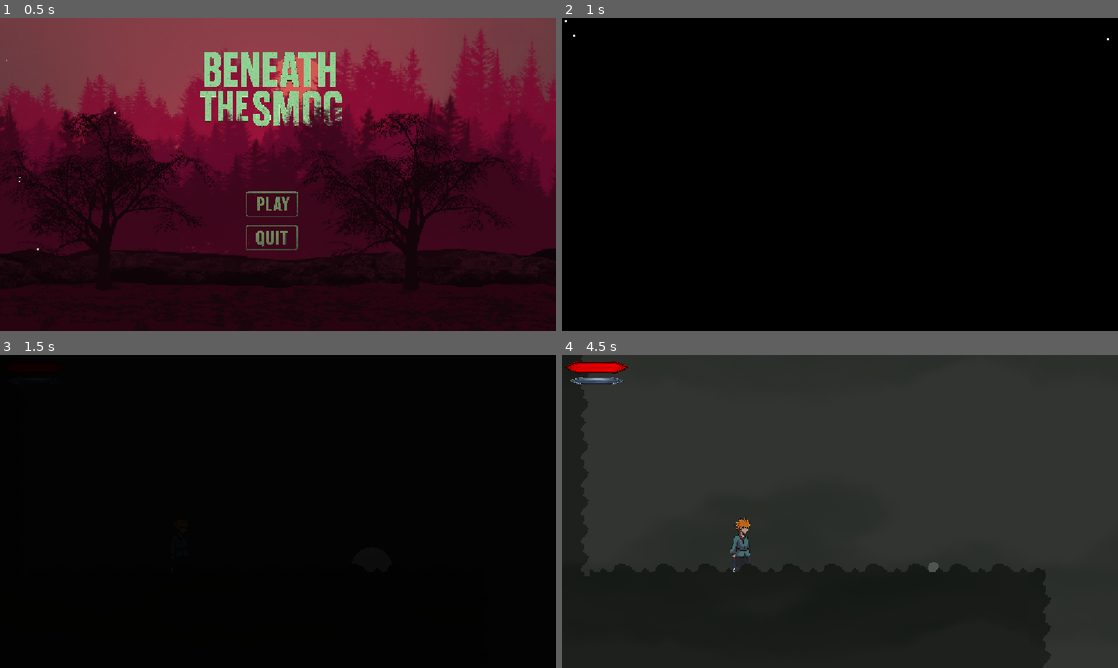
Above: before the commit, frames 1-4 (two rows, left to right).
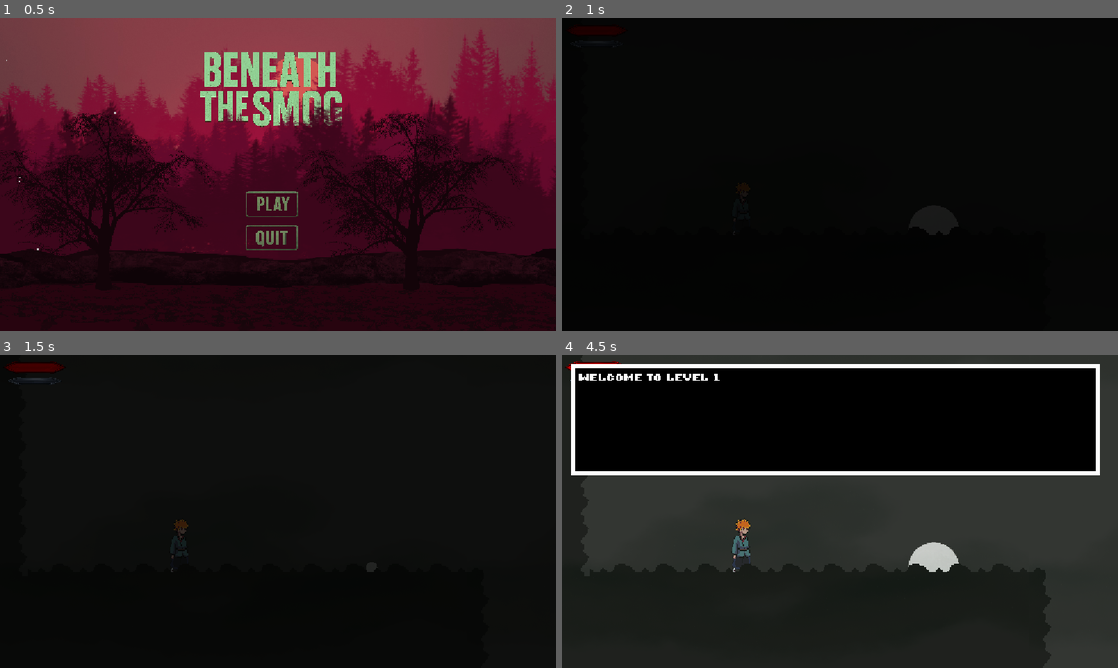
Above: after the commit, the same moments.

Repository: HamzaKh9n/The-Seed-Of-Eternal-Energy
Game: Godot game, scene res://Title/title.tscn
Same seed, same stepped clock (60 frames per second), same inputs: the game is played once before the commit and once after it.
Inputs (mouse positions are in pixels of both pictures, inside the frame that each line leads up to):
- Up to frame 1 (0.5 s): no input
- Up to frame 2 (1 s): click (834, 202) at 0.5 s
- Up to frame 3 (1.5 s): tap Enter (ui_accept) at 1.25 s; move the mouse to (400, 495) at 1.27 s; hold A (A) from 1.28 s (still down)
- Up to frame 4 (4.5 s): tap Enter (ui_accept) at 1.52, 2.27, 3.77 s; click (962, 495) at 1.55 s; move the mouse to (728, 527) at 2.02 s; release A (A) at 2.03 s; click (728, 527) at 2.1 s; tap D (D) at 2.3 s; move the mouse to (895, 442) at 2.77 s; hold D (D) 2.78-3.53 s; tap A (A) at 3.05, 3.6 s; move the mouse to (812, 574) at 3.52 s; click (812, 574) at 3.8 s; move the mouse to (1006, 558) at 4.27 s; hold D (D) from 4.28 s (still down); click (1006, 558) at 4.35 s

Frame 1 is identical in both runs. In frame 2, 0.9% of the frame differs, in the area x 0-99%, y 0-70%; in frame 3, 0.4%; in frame 4, 35%, in the area x 1-97%, y 2-70%.

Commit message:
Some Fixess

Diff:
--- a/Characters/mc.gd
+++ b/Characters/mc.gd
@@ -121,10 +121,23 @@
 		anim.play("Jump")
 		velocity.y = jump_force
 
-	# SMOOTHER GRAVITY HANDLING
+	# SMOOTHER GRAVITY HANDLING + AIR CONTROL FIX
 	if not is_on_floor():
+
+		# -------------------------------
+		# ⭐ AIR MOVEMENT FIX ⭐
+		# Only move in air when A/D is held.
+		# If released, drop straight down.
+		# -------------------------------
+		var air_dir := Input.get_action_strength("D") - Input.get_action_strength("A")
+
+		if air_dir != 0:
+			velocity.x = lerp(velocity.x, air_dir * (move_speed * 0.6), 8 * delta)
+		else:
+			velocity.x = lerp(velocity.x, 0.0, 12 * delta)
+		# -------------------------------
+
 		if velocity.y < 0:
-			move_speed = 500
 			var g = low_gravity if Input.is_action_pressed("Space") else high_gravity
 			if not applied_gravity:
 				velocity.y += g * delta
--- a/Characters/mc.tscn
+++ b/Characters/mc.tscn
@@ -57,6 +57,14 @@
 atlas = ExtResource("4_q3l62")
 region = Rect2(384, 0, 128, 128)
 
+[sub_resource type="AtlasTexture" id="AtlasTexture_a43su"]
+atlas = ExtResource("8_y5546")
+region = Rect2(512, 0, 128, 128)
+
+[sub_resource type="AtlasTexture" id="AtlasTexture_u8cqd"]
+atlas = ExtResource("8_y5546")
+region = Rect2(640, 0, 128, 128)
+
 [sub_resource type="AtlasTexture" id="AtlasTexture_q3l62"]
 atlas = ExtResource("5_a43su")
 region = Rect2(0, 0, 128, 128)
@@ -266,6 +274,17 @@
 "loop": false,
 "name": &"Attack 3",
 "speed": 10.0
+}, {
+"frames": [{
+"duration": 1.0,
+"texture": SubResource("AtlasTexture_a43su")
+}, {
+"duration": 1.0,
+"texture": SubResource("AtlasTexture_u8cqd")
+}],
+"loop": false,
+"name": &"Dash",
+"speed": 5.0
 }, {
 "frames": [{
 "duration": 1.0,
@@ -765,7 +784,7 @@
 position = Vector2(-3, 0)
 scale = Vector2(0.9372605, 0.94820493)
 sprite_frames = SubResource("SpriteFrames_surwc")
-animation = &"Attack 1"
+animation = &"Dash"
 autoplay = "Idle"
 frame = 1
 offset = Vector2(4, 0)
--- /dev/null
+++ b/Levels/boss_arena_1.tscn
@@ -0,0 +1,3 @@
+[gd_scene format=3 uid="uid://b46tebiqjyh7h"]
+
+[node name="Boss Arena 1" type="Node2D"]
--- a/Levels/level_1.gd
+++ b/Levels/level_1.gd
@@ -8,6 +8,7 @@
 var input_paused = false
 
 func _ready() -> void:
+	Input.mouse_mode = Input.MOUSE_MODE_CAPTURED
 	SaveGame.load_game()
 
 	Global.Level = SaveGame.data.level
@@ -82,6 +83,13 @@
 	paused = !paused
 	get_tree().paused = paused
 	$"Pause menu".visible = paused
+	if paused:
+		Input.mouse_mode = Input.MOUSE_MODE_VISIBLE
+		$MC/CROSSROADS.stream_paused = true
+
+	else:
+		Input.mouse_mode = Input.MOUSE_MODE_CAPTURED
+		$MC/CROSSROADS.stream_paused = false
 
 func _on_resume_pressed() -> void:
 	toggle_pause()
--- a/Levels/level_2.gd
+++ b/Levels/level_2.gd
@@ -1,20 +1,13 @@
 extends Node2D
 
 var paused := false
-var dialog_shown = false
 var encounter_dialog_shown = false
 var portal_dialog_shown = false
 var portal_interactions = 0
 @onready var fade_rect: ColorRect = $FadeIn/ColorRect
 var input_paused = false
 
-# ----- NEW VARIABLES -----
-var death_counter := 0
-var level_start_position := Vector2.ZERO
-var first_death_warning_shown := false
-
 func _ready() -> void:
-	# Load Save Game
 	SaveGame.load_game()
 
 	Global.Level = SaveGame.data.level
@@ -24,21 +17,17 @@
 	Global.deaths = SaveGame.data.Deaths
 	Global.EnergyCollected = SaveGame.data.EnergyTaken
 	Global.EnemyKilled = SaveGame.data.EnemyKilled
-	Global.Intro = SaveGame.data.Intro
 
 	input_paused = true
-	Engine.time_scale = 1.2
-
-	# Fade-in setup
+	Engine.time_scale = 1.4
 	fade_rect.modulate.a = 1.0
 	fade_in()
 
-	# Store level start position
-	var player = get_node("../Player")  # adjust path to your Player node
-	level_start_position = player.global_position
+	if Global.just_reloaded:
+		input_paused = false
+		Global.stop = false
+		Global.just_reloaded = false
 
-	# Reset death counter on level start
-	death_counter = 0
 
 func fade_in() -> void:
 	var tween = create_tween()
@@ -46,59 +35,11 @@
 	tween.set_trans(Tween.TRANS_SINE)
 	tween.set_ease(Tween.EASE_IN_OUT)
 
+
 func _process(_delta: float) -> void:
-	if input_paused:
-		if fade_rect.modulate.a == 0:
-			Global.stop = false
-			input_paused = false
-			await $DialogBox.enqueue("Welcome To Level 2")
+	if Global.health <= 0:
+		await handle_player_death()
 
-# ----- PLAYER DEATH HANDLING -----
-func handle_player_death() -> void:
-	var player = get_node("../Player")  # adjust path to your Player node
-	death_counter += 1
-
-	# Subtract 2 frags each death
-	Global.frags -= 2
-	if Global.frags < 0:
-		Global.frags = 0
-
-	# Clear collected energy and enemies
-	Global.EnergyCollected.clear()
-	Global.EnemyKilled.clear()
-
-	# First death warning dialog
-	if death_counter == 1 and not first_death_warning_shown:
-		first_death_warning_shown = true
-		await $DialogBox.enqueue("If you die 4 more times, the game will reset. Every death costs 2 Energy Fragments.")
-
-	# Show remaining deaths warning
-	if death_counter < 5:
-		var remaining = 5 - death_counter
-		await $DialogBox.enqueue("If you die %d more time%s, the game will reset." % [remaining, "s" if remaining > 1 else ""])
-
-		player.global_position = level_start_position
-		Global.health = 100
-		return
-
-	# On fifth death, reset game
-	if death_counter >= 5:
-		await $DialogBox.enqueue("You died 5 times. Game will reset.")
-		SaveGame.reset_game()
-		get_tree().change_scene_to_file("res://Title/title.tscn")
-
-func _on_tp_area_entered(area: Area2D) -> void:
-	if area.is_in_group('PlayerHitbox'):
-		if Global.frags >= 10:
-			await $DialogBox.enqueue("Congratulations !! You Found the Portal.")
-			Global.stop = false
-			fade_out_and_change_scene("res://Levels/level_3.tscn")
-		else:
-			if portal_interactions >= 1:
-				await $DialogBox.enqueue("Not Enough Energy Fragments")
-			else:
-				await $DialogBox.enqueue("Congratulations !! You Found the Portal || Collect Enough Energy Frags to Pass Through It.")
-		portal_interactions += 1
 
 func fade_out_and_change_scene(path: String) -> void:
 	var tween = create_tween()
@@ -106,5 +47,59 @@
 	tween.set_trans(Tween.TRANS_SINE)
 	tween.set_ease(Tween.EASE_IN_OUT)
 	tween.tween_callback(func():
+		SaveGame.save_game()
 		get_tree().change_scene_to_file(path)
 	)
+
+
+# ======================================================
+#               LEVEL 2 DEATH HANDLER
+# ======================================================
+func handle_player_death() -> void:
+	Global.stop = true
+	Global.health = 100
+	Global.frags = max(Global.frags - 3, 0)
+	Global.EnergyCollected.clear()
+	Global.EnemyKilled.clear()
+
+	# INCREASE DEATH COUNT
+	Global.deaths += 1
+	SaveGame.data.Deaths = Global.deaths
+	await SaveGame.save_game()
+
+	# --- WARNINGS BASED ON DEATHS ---
+	if Global.deaths == 1:
+		await $DialogBox.enqueue("Be careful... You only get a few chances in this level.")
+	elif Global.deaths == 3:
+		await $DialogBox.enqueue("Warning! You're running out of chances...")
+	elif Global.deaths == 4:
+		await $DialogBox.enqueue("FINAL WARNING! One more death and the game will RESET!")
+
+	# --- GAME RESETS AFTER 5 DEATHS ---
+	if Global.deaths >= 5:
+		await $DialogBox.enqueue("You died too many times! The game will now reset.")
+		await get_tree().create_timer(2.0).timeout
+
+		SaveGame.reset_save()   # Completely reset game data
+		get_tree().change_scene_to_file("res://Title/title.tscn")
+		return
+
+	# --- NORMAL LEVEL RELOAD (DEATHS < 5) ---
+	await $DialogBox.enqueue("You have fallen! The level will restart.")
+
+	await get_tree().create_timer(2.0).timeout
+
+	var tween = create_tween()
+	tween.tween_property(fade_rect, "modulate:a", 1.0, 2.0)
+	tween.set_trans(Tween.TRANS_SINE)
+	tween.set_ease(Tween.EASE_IN_OUT)
+	await tween.finished
+
+	await get_tree().create_timer(1.0).timeout
+
+	$DialogBox.stop_all()
+
+	Global.just_reloaded = true
+	get_tree().reload_current_scene()
+
+	Global.stop = false
--- a/Title/title.gd
+++ b/Title/title.gd
@@ -3,6 +3,7 @@
 @onready var music := $TitleMusic
 
 func _ready():
+	Input.mouse_mode = Input.MOUSE_MODE_VISIBLE
 	print(music)
 	music.play()
 	SaveGame.load_game()
@@ -26,15 +27,15 @@
 
 func _on_play_pressed() -> void:
 	await SaveGame.load_game()
-	if not Global.Intro:
-		get_tree().change_scene_to_file('res://Global/intro.tscn')
-	else:
-		if Global.Level == 1:
-			await SaveGame.reset_game()
-			get_tree().change_scene_to_file("res://Levels/level_1.tscn")
-		elif Global.Level == 2:
-			get_tree().change_scene_to_file("res://Levels/level_2.tscn")
-		elif Global.Level == 3:
-			get_tree().change_scene_to_file("res://Levels/level_3.tscn")
-		elif Global.Level == 0:
-			get_tree().change_scene_to_file("res://Emperor's Grave Scenes/graves.tscn")
+	#if not Global.Intro:
+		#get_tree().change_scene_to_file('res://Global/intro.tscn')
+	#else:
+		#if Global.Level == 1:
+			#get_tree().change_scene_to_file("res://Levels/level_1.tscn")
+		#elif Global.Level == 2:
+			#get_tree().change_scene_to_file("res://Levels/level_2.tscn")
+		#elif Global.Level == 3:
+			#get_tree().change_scene_to_file("res://Levels/level_3.tscn")
+		#elif Global.Level == 0:
+			#get_tree().change_scene_to_file("res://Emperor's Grave Scenes/graves.tscn")
+	get_tree().change_scene_to_file("res://Levels/level_1.tscn")
Not shown: 1 places in Characters/mc.tscn that only renumber resources
Not shown, changed: Levels/level_2.tscn
Not shown, changed: TheEternalSeedlvl1.pck
